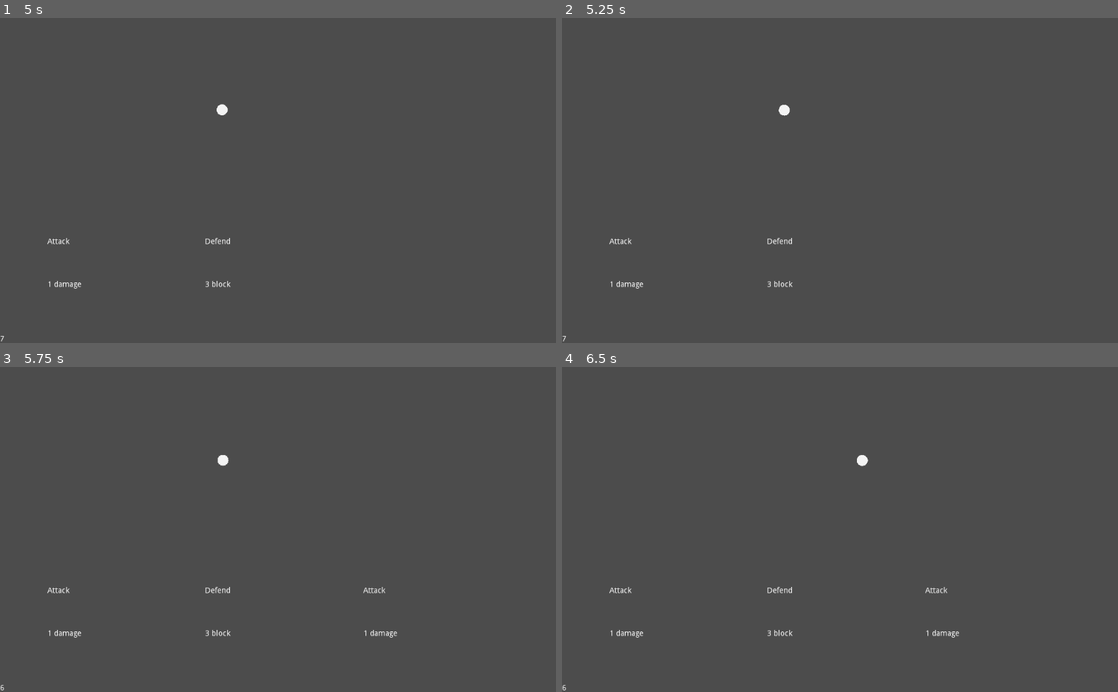
Above: before the commit, frames 1-4 (two rows, left to right).
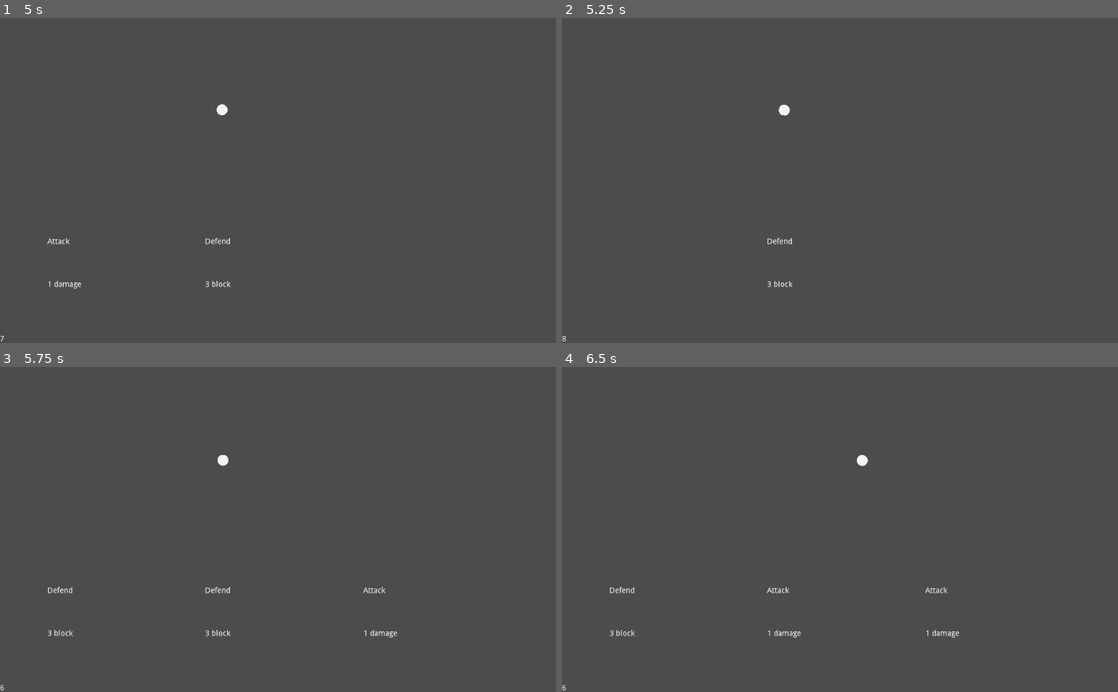
Above: after the commit, the same moments.

Repository: the-alex-g/ScrollMage
Game: Godot game, scene res://World/World.tscn
Same seed, same stepped clock (60 frames per second), same inputs: the game is played once before the commit and once after it.
Inputs:
- Up to frame 1 (5 s): tap Enter at 0.5 s; hold D (right) 0.53-1.28 s; tap Keypad 1 (spell_slot_1) at 0.6, 2.85 s; hold S (down) 1.28-2.03 s; tap 2 (spell_slot_2) at 1.35, 3.6 s; hold D (right) 2.03-2.78 s; tap 3 (spell_slot_3) at 2.1, 4.35 s; hold W (up) 2.78-3.53 s; hold A (left) from 3.53 s (still down)
- Up to frame 2 (5.25 s): tap Space at 5 s; release A (left) at 5.03 s; hold S (down) from 5.03 s (still down); tap Keypad 1 (spell_slot_1) at 5.1 s
- Up to frame 3 (5.75 s): keep holding S (down)
- Up to frame 4 (6.5 s): tap Enter at 5.75 s; release S (down) at 5.78 s; hold D (right) from 5.78 s (still down); tap 2 (spell_slot_2) at 5.85 s

Frame 1 is identical in both runs. In frame 2, 0.1% of the frame differs, in the area x 0-15%, y 67-100%; in frame 3, 0.1%; in frame 4, 0.2%, in the area x 8-44%, y 67-84%.

Commit message:
Allow casting before refresh

Diff:
--- a/project/CardManager/CardManager.gd
+++ b/project/CardManager/CardManager.gd
@@ -42,17 +42,20 @@
 func _use_slot(slot_index:int)->void:
 	if _cards[slot_index] != null:
 
+		var wait_time : float = _cards[slot_index].cast_time
 		_can_cast = false
-		_cast_timer.start(_cards[slot_index].cast_time)
+		_cast_timer.start(wait_time / 2.0)
 
 		emit_signal("used_card", _cards[slot_index])
-
 		_use_card(slot_index)
 
 		yield(_cast_timer, "timeout")
 
+		_can_cast = true
+
+		yield(get_tree().create_timer(wait_time / 2.0), "timeout")
+
 		_draw_card(slot_index)
-		_can_cast = true
 
 
 func _use_card(slot_index:int)->void:
